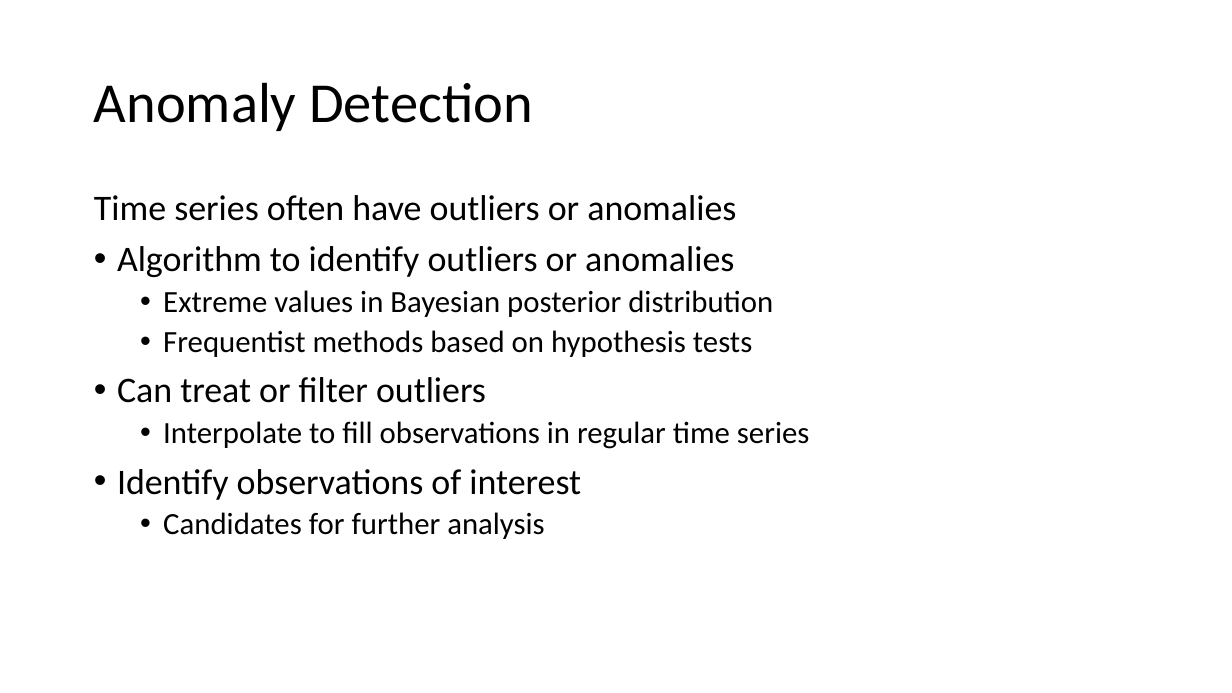
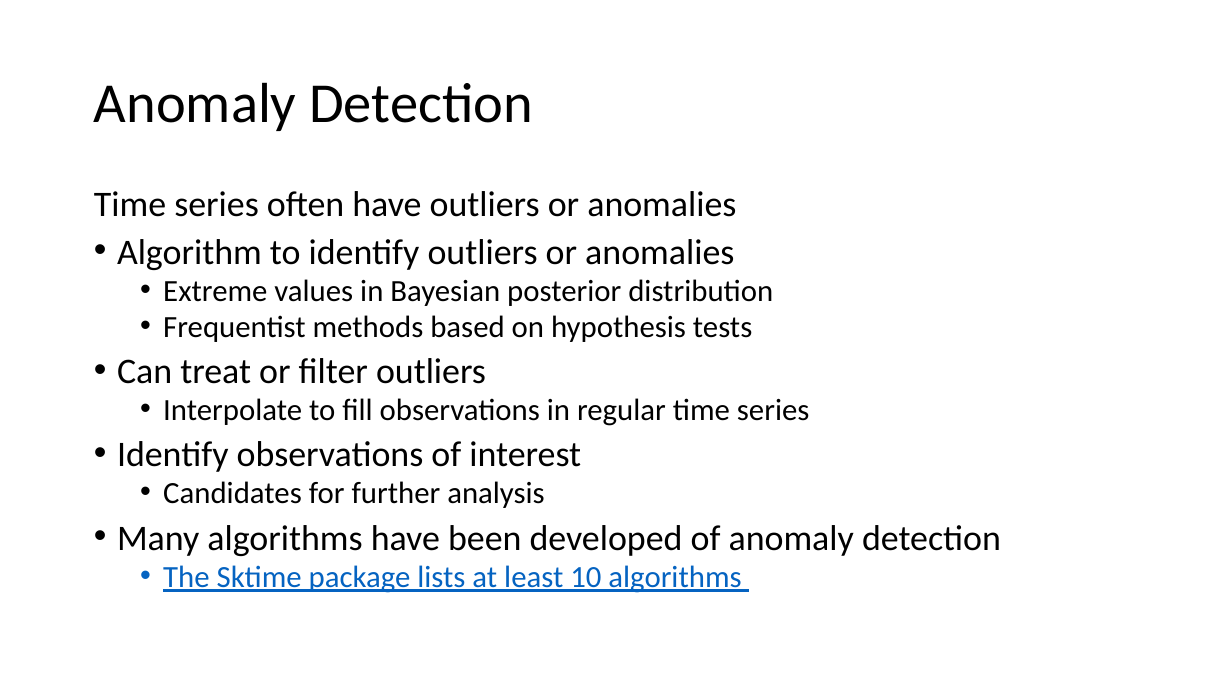
Before and after one commit to StephenElston/CSCI-E-83, a slide deck: slide 28 of LectureSlides/14_ComplexTimeSeries.pptx (slide 26 before the commit). Drawn at 1232x693 pixels with LibreOffice and Linux fonts; fonts in the diff are those of the drawing. Boxes give left, top, right and bottom in pixels: in the first picture for what was removed or moved away, otherwise in the second. Text is boxed around its words. In the diff, an @@ line names an element or a change of style, - is before the commit and + after.

Commit message:
Added slides on change point detection, reorganized slides, edited slides

```diff
--- a/LectureSlides/14_ComplexTimeSeries.pptx
+++ b/LectureSlides/14_ComplexTimeSeries.pptx
@@ text at <box>94,191,809,508</box>: line spacing 0.9 to 0.8 @@
@@ text at <box>117,525,1001,593</box>: paragraphs added @@
+• Many algorithms have been developed of anomaly detection
+  • The Sktime package lists at least 10 algorithms
```
Also in this commit, not shown: 7 other slides changed, 10 slides added, 1 slide removed.
